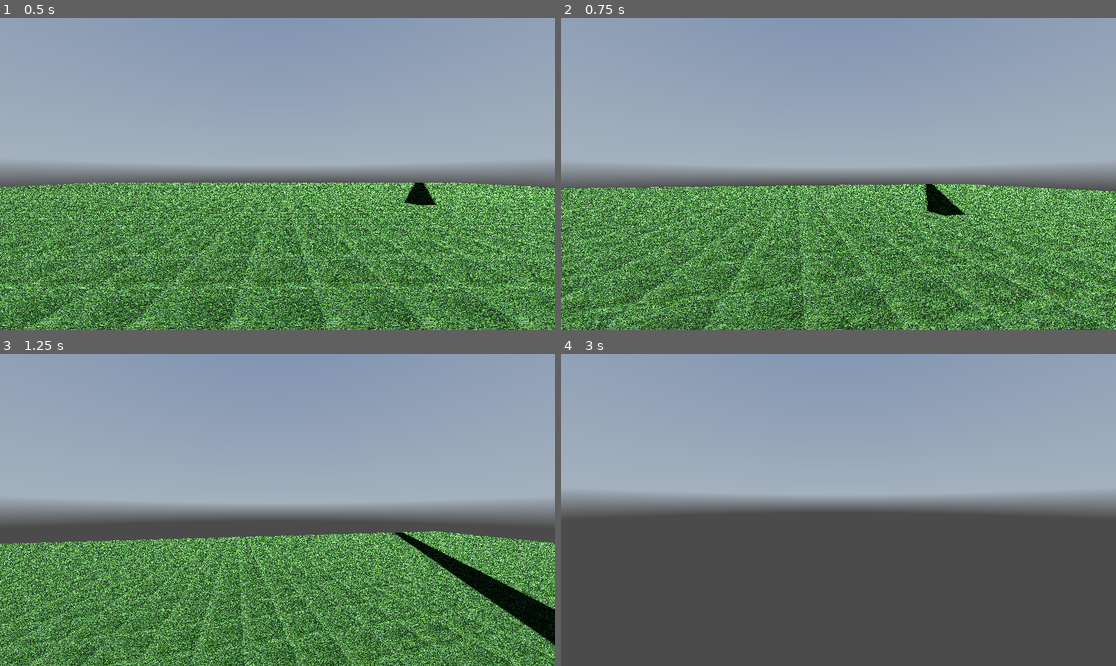
Above: before the commit, frames 1-4 (two rows, left to right).
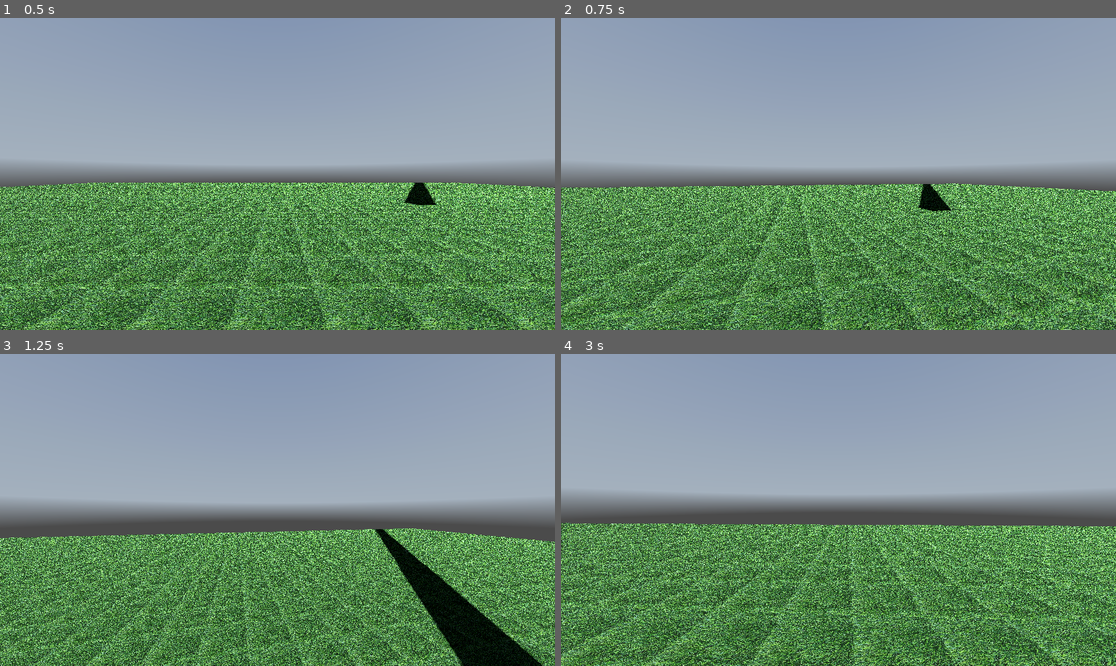
Above: after the commit, the same moments.

Repository: igorkll/EveryfunSandbox
Game: Godot game, scene res://world.tscn
The game is run twice, just before and just after one commit, with the same random seed, the same clock (stepped at 60 frames per second) and the same inputs. A sky picture missing from this copy of the repository is replaced by a grey-blue gradient.
Inputs (mouse positions are in pixels of both pictures, inside the frame that each line leads up to):
- Up to frame 1 (0.5 s): no input
- Up to frame 2 (0.75 s): tap Enter at 0.5 s; move the mouse to (866, 174) at 0.52 s; hold W (move_forward) from 0.53 s (still down); hold Ctrl (move_sprint) from 0.53 s (still down)
- Up to frame 3 (1.25 s): keep holding W (move_forward); keep holding Ctrl (move_sprint); tap Space (move_jump) at 0.77 s
- Up to frame 4 (3 s): keep holding W (move_forward); move the mouse to (810, 510) at 1.27 s; release Ctrl (move_sprint) at 1.28 s; tap Ctrl (move_sprint) at 1.35, 2.85 s; tap Space (move_jump) at 1.52 s; move the mouse to (849, 503) at 2.02 s; hold Ctrl (move_sprint) 2.03-2.78 s; move the mouse to (832, 516) at 2.77 s

Frame 1 is identical in both runs. In frame 2, 39% of the frame differs, in the area x 0-100%, y 53-100%; in frame 3, 36%; in frame 4, 45%, in the area x 0-100%, y 54-100%.

Commit message:
Update player.gd

Diff:
--- a/BlockWorld/scripts/player.gd
+++ b/BlockWorld/scripts/player.gd
@@ -2,7 +2,7 @@
 
 var sprint_mul = 2
 
-var move_acceleration = 75
+var move_acceleration = 40
 var fall_acceleration = 30
 var jump_acceleration = 200
 
